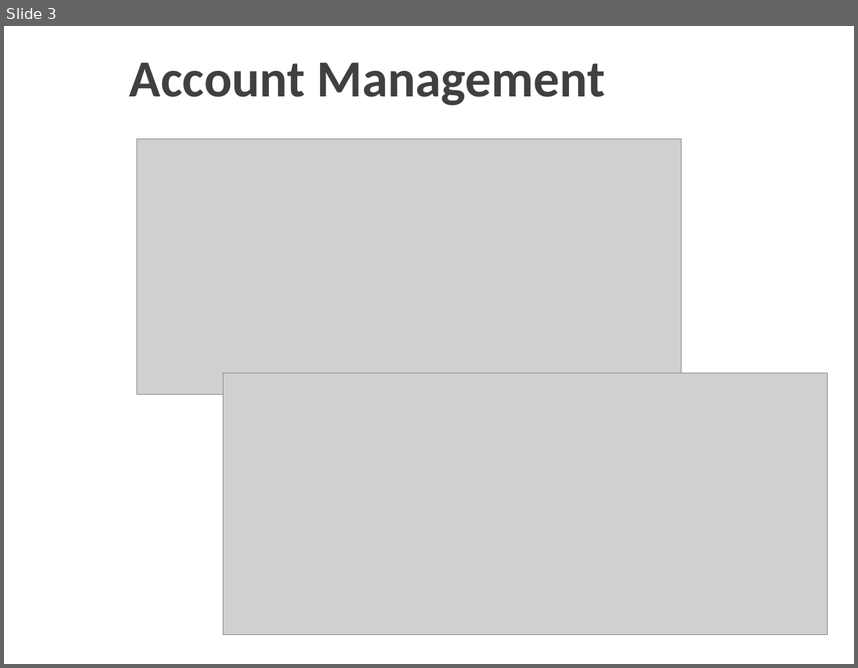
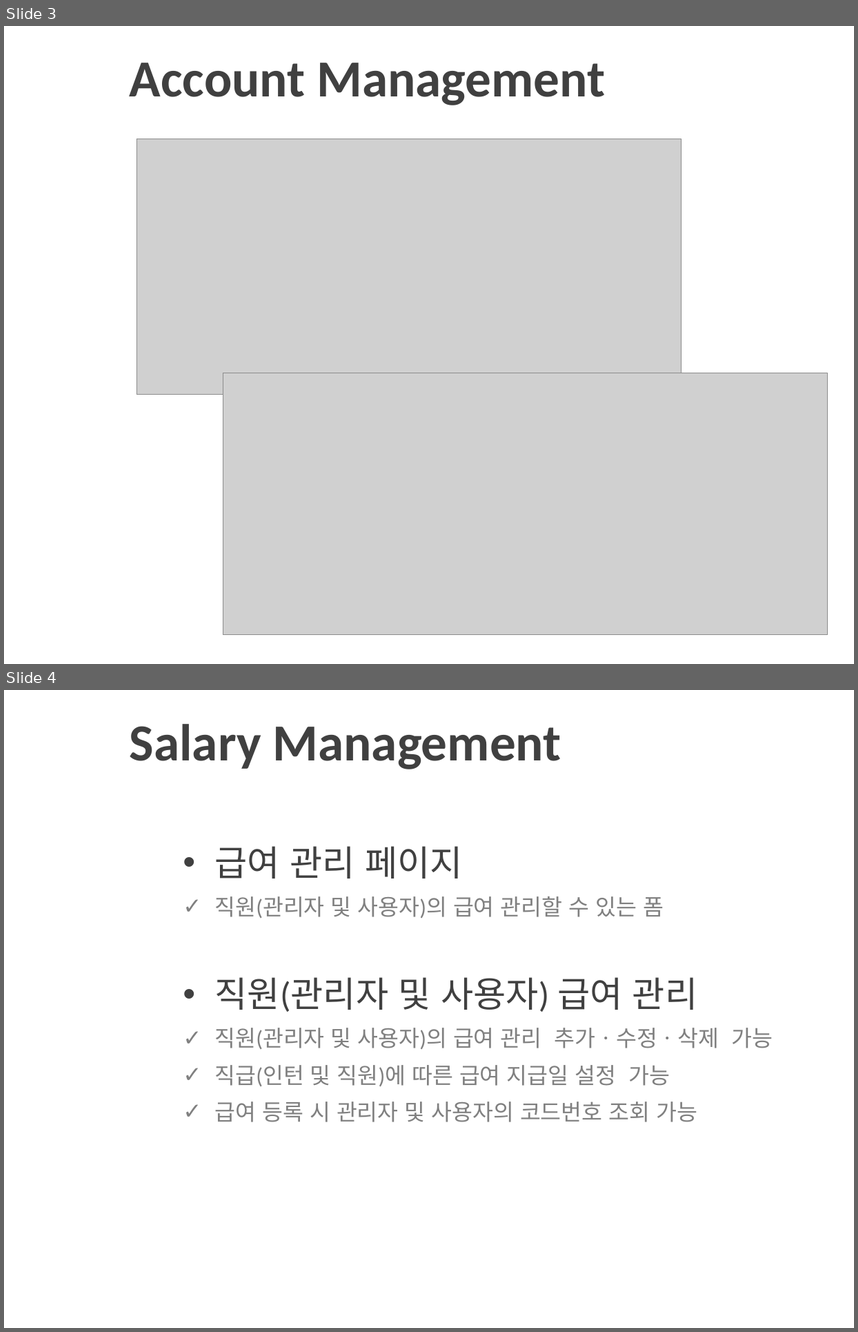
Before and after one commit to itbanked/H_Project, a slide deck: Info/TeamProjectPPT.pptx. Shown one above the other, each under a label of ours: slide 3 before the commit, slides 3 and 4 after it. The pictures are 858x668 and 858x1332 pixels, drawn with LibreOffice and Linux fonts; fonts in the diff are those of the drawing; grey boxes stand for pictures; background and template pictures are left out. Boxes give left, top, right and bottom in pixels: in the first picture for what was removed or moved away, otherwise in the second. Text is boxed around its words. In the diff, an @@ line names an element or a change of style, - is before the commit and + after.

Commit message:
ppt sal

```diff
--- a/Info/TeamProjectPPT.pptx
+++ b/Info/TeamProjectPPT.pptx
@@ slide 4 added at (4,690,854,1328), background picture (left out) @@
@@ title added at (130,724,562,769), 44 pt, text #404040, bold @@
+Salary Management
@@ text added at (215,846,773,1122), 19 pt, text #808080 @@
+• 급여 관리 페이지
+✓ 직원(관리자 및 사용자)의 급여 관리할 수 있는 폼
+• 직원(관리자 및 사용자) 급여 관리
+✓ 직원(관리자 및 사용자)의 급여 관리 추가ㆍ수정ㆍ삭제 가능
+✓ 직급(인턴 및 직원)에 따른 급여 지급일 설정 가능
+✓ 급여 등록 시 관리자 및 사용자의 코드번호 조회 가능
```
Also in this commit, not shown: 2 other slides added, 6 other files.
